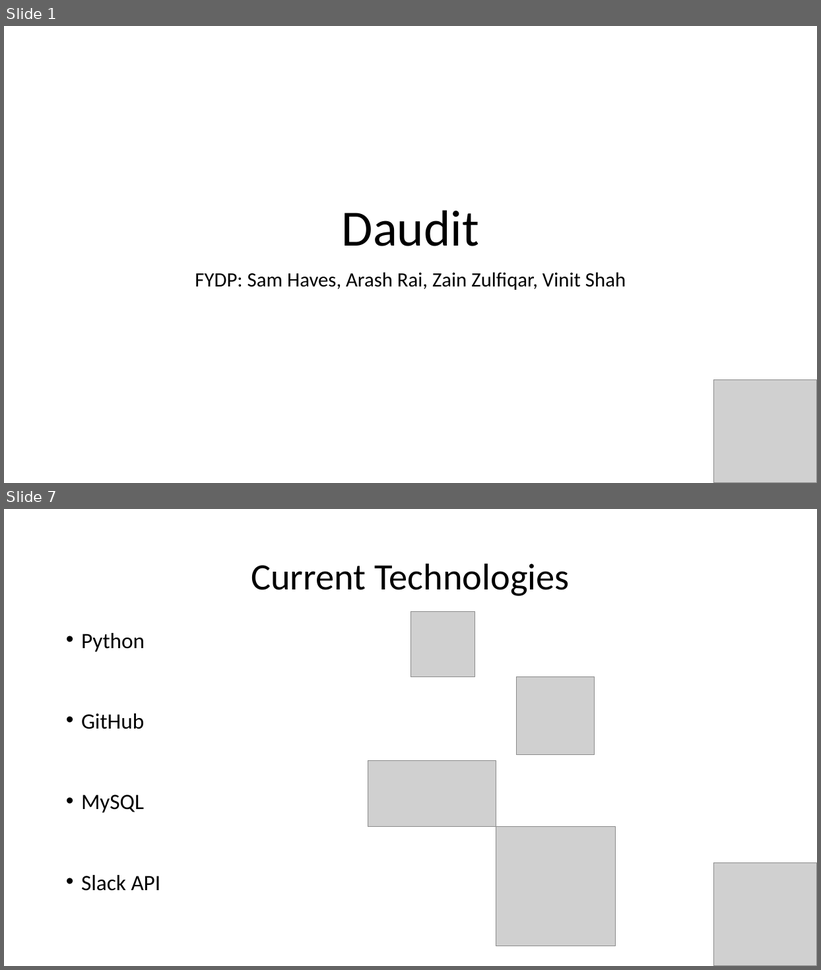
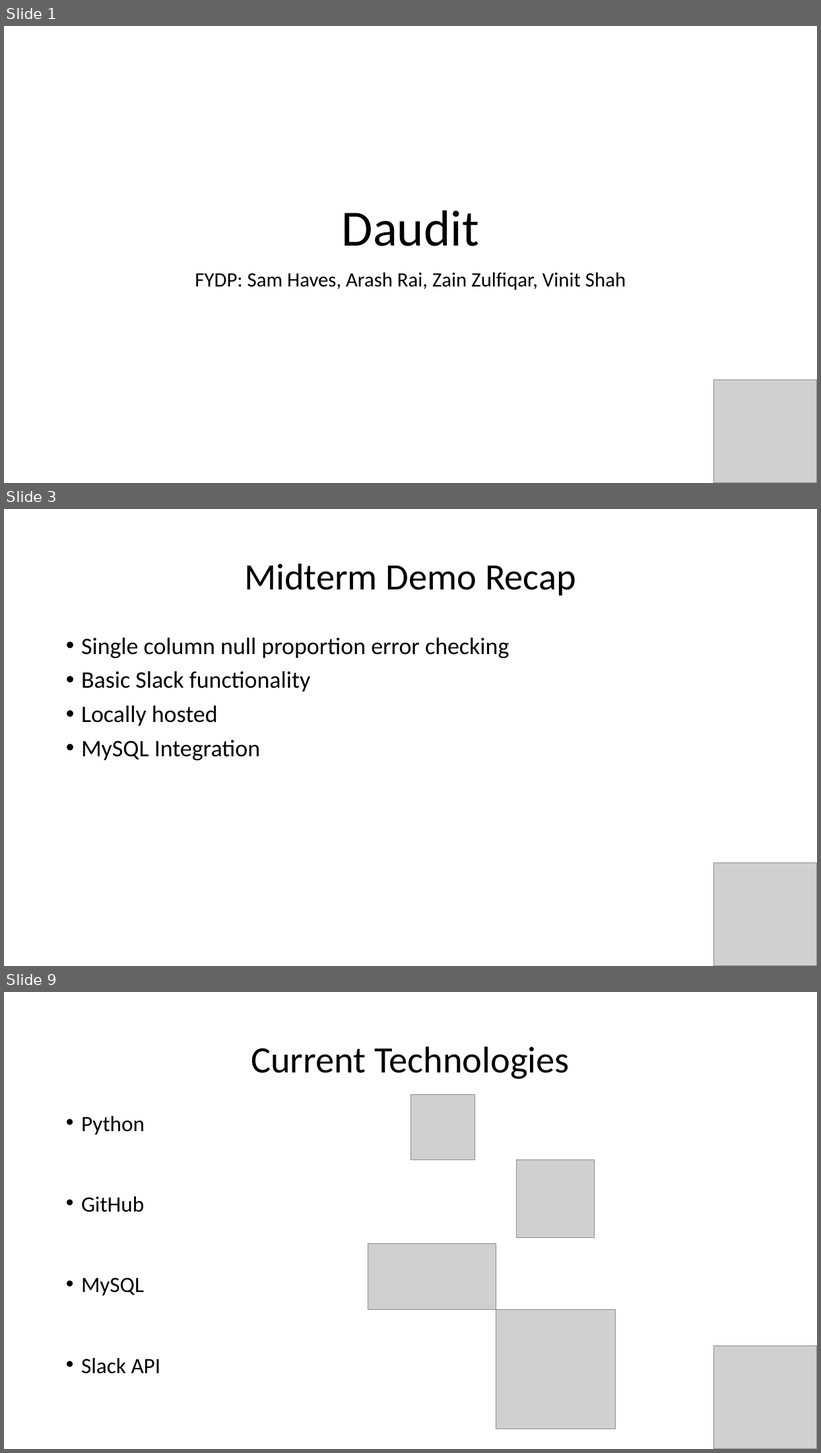
Before and after one commit to havess/daudit, a slide deck: midterm_presentation.pptx. Shown one above the other, each under a label of ours: slides 1 and 7 before the commit, slides 1, 3 and 9 after it; the slides between them are not shown. The pictures are 821x970 and 821x1453 pixels, drawn with LibreOffice and Linux fonts; fonts in the diff are those of the drawing; grey boxes stand for pictures. Boxes give left, top, right and bottom in pixels: in the first picture for what was removed or moved away, otherwise in the second. Text is boxed around its words. In the diff, an @@ line names an element or a change of style, - is before the commit and + after.

```diff
--- a/midterm_presentation.pptx
+++ b/midterm_presentation.pptx
@@ slide 3 added at (x1=4, y1=509, x2=817, y2=966), background #FFFFFF @@
@@ title added at (x1=244, y1=563, x2=576, y2=595), 44 pt, text #000000 @@
+Midterm Demo Recap
@@ text added at (x1=81, y1=638, x2=509, y2=760), 28 pt, text #000000 @@
+• Single column null proportion error checking
+• Basic Slack functionality
+• Locally hosted
+• MySQL Integration
@@ picture added at (x1=714, y1=863, x2=817, y2=966) @@
@@ what was slide 7 is now slide 9 @@
```
Also in this commit, not shown: 6 other slides added, 11 slides removed, 6 other files.
